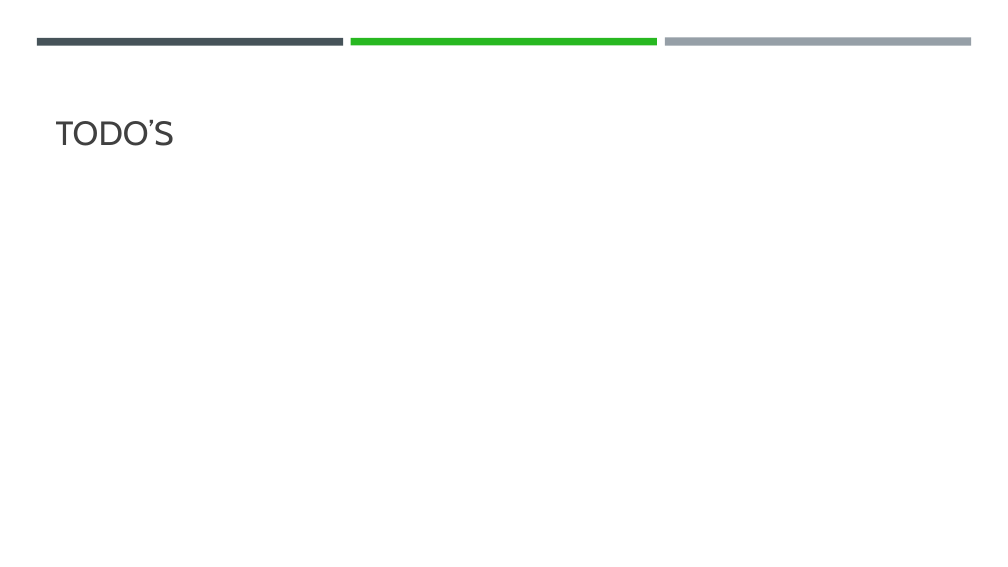
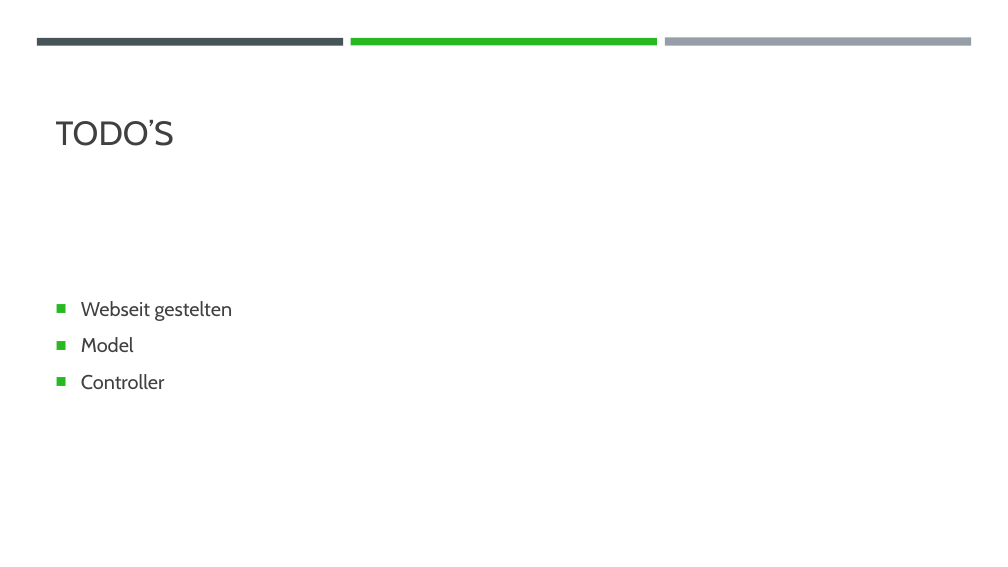
Before and after one commit to nikpapa3010/m151, a slide deck: slide 5 of Projektarbeit_New/Documents/Gruppenarbeit m151.pptx. Drawn at 1008x567 pixels with LibreOffice and Linux fonts; fonts in the diff are those of the drawing. Boxes give left, top, right and bottom in pixels: in the first picture for what was removed or moved away, otherwise in the second. Text is boxed around its words. In the diff, an @@ line names an element or a change of style, - is before the commit and + after.

```diff
--- a/Projektarbeit_New/Documents/Gruppenarbeit m151.pptx
+++ b/Projektarbeit_New/Documents/Gruppenarbeit m151.pptx
@@ text added at (81,301,233,390), 19 pt, text #404040 @@
+■ Webseit gestelten
+■ Model
+■ Controller
```
Also in this commit, not shown: 2 other slides changed, 4 other files.
